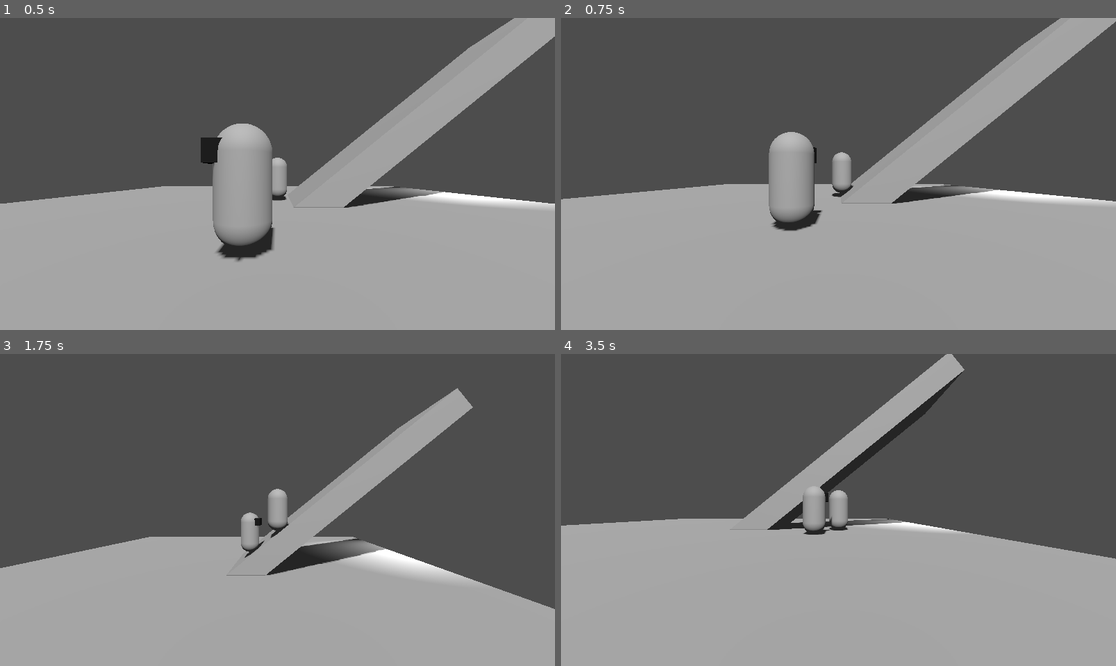
Above: before the commit, frames 1-4 (two rows, left to right).
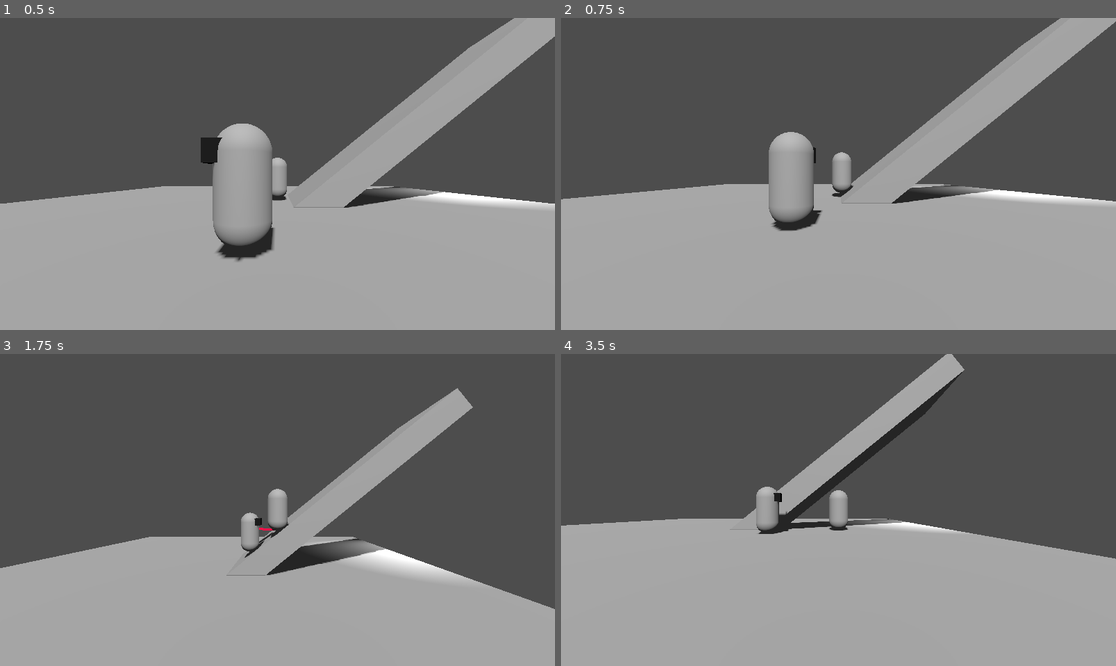
Above: after the commit, the same moments.

Repository: geekazodium/test-3d-project
Game: Godot game, scene res://world/test_scene.tscn
Same seed, same stepped clock (60 frames per second), same inputs: the game is played once before the commit and once after it.
Inputs:
- Up to frame 1 (0.5 s): no input
- Up to frame 2 (0.75 s): hold D (move_right) from 0.53 s (still down); tap Ctrl (sprint) at 0.6 s
- Up to frame 3 (1.75 s): release D (move_right) at 1.28 s; hold S (move_backward) from 1.28 s (still down); tap Ctrl (sprint) at 1.35 s
- Up to frame 4 (3.5 s): release S (move_backward) at 2.03 s; hold D (move_right) 2.03-2.78 s; tap Ctrl (sprint) at 2.1, 2.85 s; hold W (move_forward) from 2.78 s (still down)

Frame 1 is identical in both runs. In frame 2, less than 0.1% of the frame differs, in the area x 37-47%, y 36-69%; in frame 3, less than 0.1%; in frame 4, 0.9%, in the area x 35-49%, y 42-58%.

Commit message:
feature: attack has visual windup

Diff:
--- a/enemy/attack_1.gd
+++ b/enemy/attack_1.gd
@@ -1,8 +1,33 @@
 extends Area3D
+class_name Attack
 
 @export var l_blockable: bool;
 @export var r_blockable: bool;
+@export var knockback: Vector3;
+@export var stun_seconds: float;
 
-func _physics_process(delta: float) -> void:
-	if self.get_overlapping_areas():
-		pass
+@export var windup_indicator: MeshInstance3D;
+
+func _ready() -> void:
+	self.visible = false;
+	self.monitoring = false;
+
+func _physics_process(_delta: float) -> void:
+	if !self.monitoring:
+		return;
+	if self.get_overlapping_bodies().size() > 0:
+		for b in self.get_overlapping_bodies():
+			b.velocity = Vector3.ZERO;
+			b.velocity += self.knockback * Quaternion.from_euler(-self.global_rotation);
+			(b.get_node("ActionableTimer") as Timer).start(self.stun_seconds);
+		self.monitoring = false;
+
+func use(windup: float,active_seconds: float) -> void:
+	self.windup_indicator.visible = true;
+	await self.get_tree().create_timer(windup).timeout;
+	self.windup_indicator.visible = false;
+	self.visible = true;
+	self.monitoring = true;
+	await self.get_tree().create_timer(active_seconds).timeout;
+	self.visible = false;
+	self.monitoring = false;
--- a/enemy/enemy_move_dir.gd
+++ b/enemy/enemy_move_dir.gd
@@ -5,10 +5,31 @@
 @export var target: Node3D;
 @export var distance_tolerance: float = 5;
 
-func get_input_xz() -> Vector2:
+@export var actionable_timer: Timer;
+@export var attack_l: Attack;
+@export var attack_r: Attack;
+
+var direction_vec: Vector2 = Vector2.ZERO;
+
+func _physics_process(delta: float) -> void:
 	self.nav_agent.target_position = target.global_position;
 	var position: Vector3 = self.nav_agent.get_next_path_position();
 	if self.nav_agent.get_path_length() <= distance_tolerance:
+		self.direction_vec = Vector2.ZERO;
+		self._physics_process_in_range(delta);
+		return;
+	position -= self.current_position_node.global_position;
+	self.direction_vec = Vector2(position.x, position.z).normalized();
+
+func _physics_process_in_range(_delta: float) -> void:
+	if self.target.global_position.distance_to(self.current_position_node.global_position) > distance_tolerance:
+		return;
+	if !self.actionable_timer.is_stopped():
+		return;
+	self.attack_l.use(.5,.3);
+	self.actionable_timer.start(.8);
+
+func get_input_xz() -> Vector2:
+	if !actionable_timer.is_stopped():
 		return Vector2.ZERO;
-	position -= self.current_position_node.global_position;
-	return Vector2(position.x, position.z).normalized();
+	return self.direction_vec;
--- /dev/null
+++ b/enemy/l_attack_material.tres
@@ -0,0 +1,5 @@
+[gd_resource type="StandardMaterial3D" format=3 uid="uid://4foybkhmtro4"]
+
+[resource]
+shading_mode = 2
+albedo_color = Color(0.87619275, 0, 0.25876033, 1)
--- a/enemy/test_enemy.tscn
+++ b/enemy/test_enemy.tscn
@@ -1,8 +1,9 @@
-[gd_scene load_steps=10 format=3 uid="uid://cda150cebbpye"]
+[gd_scene load_steps=11 format=3 uid="uid://cda150cebbpye"]
 
 [ext_resource type="Script" uid="uid://j8am2d5qhph7" path="res://enemy/enemy_character_body.gd" id="1_jdt6p"]
 [ext_resource type="Script" uid="uid://dm05esq75t5ue" path="res://enemy/enemy_move_dir.gd" id="2_xhk1j"]
 [ext_resource type="Script" uid="uid://bgng63hrgcvq2" path="res://enemy/attack_1.gd" id="3_hdm1v"]
+[ext_resource type="Material" uid="uid://4foybkhmtro4" path="res://enemy/l_attack_material.tres" id="4_ig4nv"]
 
 [sub_resource type="CapsuleShape3D" id="CapsuleShape3D_jdt6p"]
 radius = 0.4
@@ -17,11 +18,11 @@
 
 [sub_resource type="BoxMesh" id="BoxMesh_hdm1v"]
 
+[sub_resource type="QuadMesh" id="QuadMesh_xhk1j"]
+size = Vector2(1, 1.75)
+
 [sub_resource type="BoxShape3D" id="BoxShape3D_xhk1j"]
 size = Vector3(2, 1, 2)
-
-[sub_resource type="QuadMesh" id="QuadMesh_xhk1j"]
-size = Vector2(1, 1.75)
 
 [node name="TestEnemy" type="CharacterBody3D" node_paths=PackedStringArray("movement_direction")]
 script = ExtResource("1_jdt6p")
@@ -42,29 +43,50 @@
 path_desired_distance = 0.5
 simplify_path = true
 
-[node name="MovementDirection" type="Node" parent="." node_paths=PackedStringArray("nav_agent", "current_position_node")]
+[node name="MovementDirection" type="Node" parent="." node_paths=PackedStringArray("nav_agent", "current_position_node", "actionable_timer", "attack_l")]
+process_physics_priority = -1
 script = ExtResource("2_xhk1j")
 nav_agent = NodePath("../NavigationAgent3D")
 current_position_node = NodePath("..")
 distance_tolerance = 1.75
+actionable_timer = NodePath("../ActionableTimer")
+attack_l = NodePath("../AttackL")
 
-[node name="Area3D" type="Area3D" parent="."]
+[node name="ActionableTimer" type="Timer" parent="."]
+process_callback = 0
+one_shot = true
+
+[node name="AttackLWindup" type="MeshInstance3D" parent="."]
+transform = Transform3D(0.41063935, -0.91179776, -3.9855955e-08, 3.2385068e-15, -4.371139e-08, 1, -0.91179776, -0.41063935, -1.7949617e-08, 0.54388785, 2.3841858e-07, -1.403377)
 visible = false
+material_override = ExtResource("4_ig4nv")
+mesh = SubResource("QuadMesh_xhk1j")
+skeleton = NodePath("../AttackL")
+
+[node name="AttackL" type="Area3D" parent="." node_paths=PackedStringArray("windup_indicator")]
 collision_layer = 0
+collision_mask = 16
 script = ExtResource("3_hdm1v")
+l_blockable = true
+knockback = Vector3(1, 2, 1)
+stun_seconds = 0.7
+windup_indicator = NodePath("../AttackLWindup")
 
-[node name="CollisionShape3D" type="CollisionShape3D" parent="Area3D"]
+[node name="CollisionShape3D" type="CollisionShape3D" parent="AttackL"]
 transform = Transform3D(1, 0, 0, 0, 1, 0, 0, 0, 1, 1, 0, 0)
 shape = SubResource("BoxShape3D_xhk1j")
 
-[node name="MeshInstance3D" type="MeshInstance3D" parent="Area3D"]
+[node name="MeshInstance3D" type="MeshInstance3D" parent="AttackL"]
 transform = Transform3D(0.9999233, 0.012391608, 5.4165183e-10, -3.5734544e-16, -4.3711392e-08, 1, 0.012391608, -0.9999233, -4.370804e-08, 1.5936588, 2.3841858e-07, 0.0932765)
+material_override = ExtResource("4_ig4nv")
 mesh = SubResource("QuadMesh_xhk1j")
 
-[node name="MeshInstance3D2" type="MeshInstance3D" parent="Area3D"]
+[node name="MeshInstance3D2" type="MeshInstance3D" parent="AttackL"]
 transform = Transform3D(0.6315963, 0.7752974, 3.388932e-08, 0, -4.371139e-08, 1, 0.7752974, -0.6315963, -2.7607953e-08, 1.0563035, 0, 1.1635206)
+material_override = ExtResource("4_ig4nv")
 mesh = SubResource("QuadMesh_xhk1j")
 
-[node name="MeshInstance3D3" type="MeshInstance3D" parent="Area3D"]
+[node name="MeshInstance3D3" type="MeshInstance3D" parent="AttackL"]
 transform = Transform3D(-0.634879, 0.7726117, 3.3771926e-08, 0, -4.371139e-08, 1, 0.7726117, 0.634879, 2.775144e-08, 1.0605867, 0, -0.97118795)
+material_override = ExtResource("4_ig4nv")
 mesh = SubResource("QuadMesh_xhk1j")
--- a/player/player_character_body.tscn
+++ b/player/player_character_body.tscn
@@ -17,6 +17,7 @@
 radius = 0.2
 
 [node name="PlayerCharacterBody" type="CharacterBody3D" node_paths=PackedStringArray("movement_direction")]
+collision_layer = 17
 collision_mask = 2
 script = ExtResource("1_gphhd")
 movement_direction = NodePath("MovementDirection")
@@ -27,9 +28,15 @@
 [node name="PlaceholderInstance" type="MeshInstance3D" parent="."]
 mesh = SubResource("CapsuleMesh_6adnx")
 
-[node name="MovementDirection" type="Node" parent="." node_paths=PackedStringArray("input_yaw_src")]
+[node name="ActionableTimer" type="Timer" parent="."]
+process_callback = 0
+one_shot = true
+
+[node name="MovementDirection" type="Node" parent="." node_paths=PackedStringArray("input_yaw_src", "actionable_timer")]
+process_physics_priority = -1
 script = ExtResource("4_nijgw")
 input_yaw_src = NodePath("CameraOrbiter")
+actionable_timer = NodePath("../ActionableTimer")
 
 [node name="CameraOrbiter" type="Node3D" parent="MovementDirection" node_paths=PackedStringArray("position_src")]
 physics_interpolation_mode = 2
--- a/player/player_movement_direction.gd
+++ b/player/player_movement_direction.gd
@@ -1,6 +1,8 @@
 extends MovementDirection
 
 @export var input_yaw_src: Node3D;
+
+@export var actionable_timer: Timer;
 
 const FORWARD_INPUT: StringName = "move_forward";
 const BACKWARD_INPUT: StringName = "move_backward";
@@ -8,6 +10,8 @@
 const LEFT_INPUT: StringName = "move_right";
 
 func get_input_xz() -> Vector2:
+	if !self.actionable_timer.is_stopped():
+		return Vector2.ZERO;
 	var input_direction: Vector2 = Vector2(
 		Input.get_axis("move_forward","move_backward"),
 		Input.get_axis("move_right","move_left")
--- a/project.godot
+++ b/project.godot
@@ -47,6 +47,7 @@
 
 3d_physics/layer_1="Character"
 3d_physics/layer_2="World"
+3d_physics/layer_5="Player"
 
 [physics]
 
